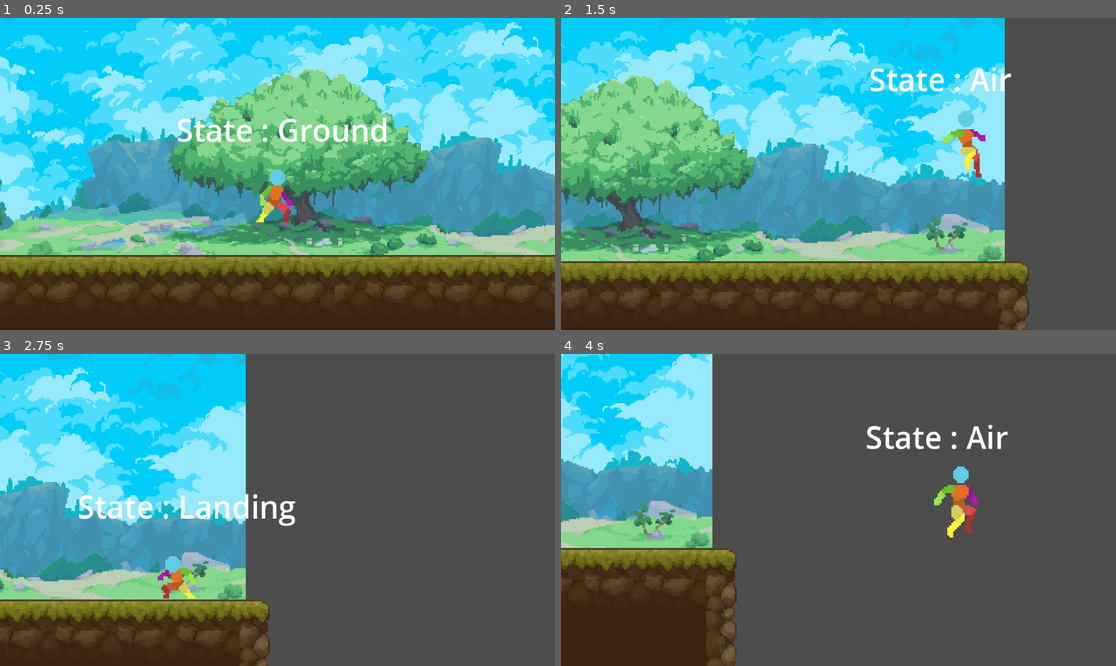
Above: before the commit, frames 1-4 (two rows, left to right).
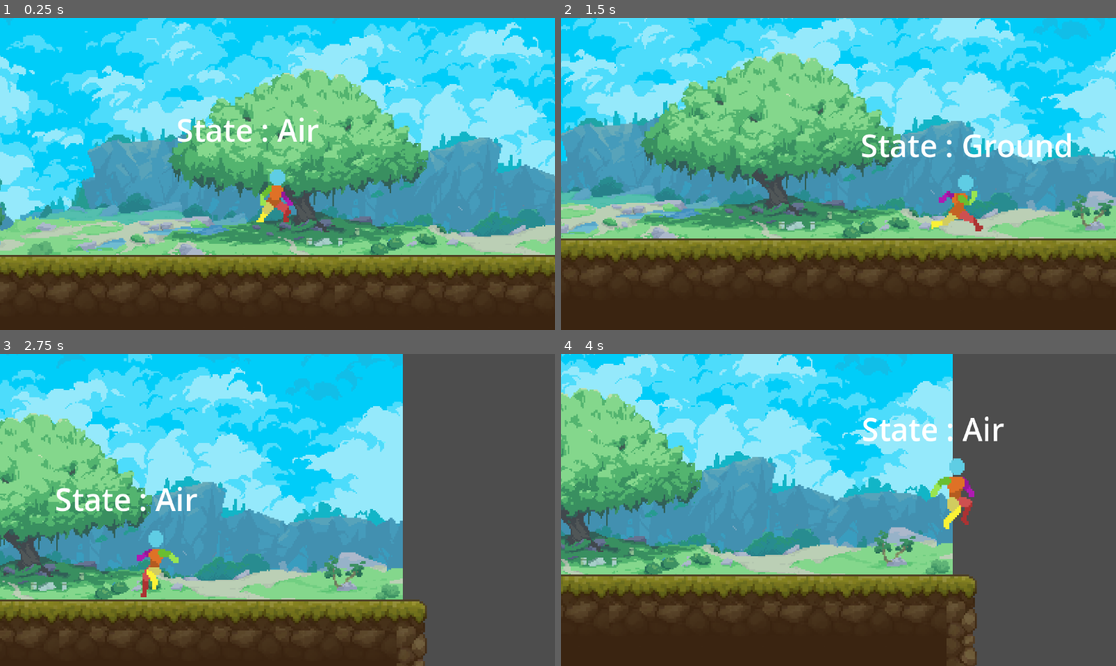
Above: after the commit, the same moments.

Repository: KobyS82/Platformer
Game: Godot game, scene res://Levels/test_level.tscn
Two runs of this game, one before a commit and one after it. Both use one fixed random seed, a clock stepped at 60 frames per second and the inputs below.
Inputs:
- Up to frame 1 (0.25 s): no input
- Up to frame 2 (1.5 s): hold D (right) from 0.53 s (still down); tap Space (jump) at 0.77 s
- Up to frame 3 (2.75 s): tap Space (jump) at 1.52 s; release D (right) at 2.03 s; hold A (left) from 2.03 s (still down)
- Up to frame 4 (4 s): release A (left) at 2.78 s; hold D (right) from 2.78 s (still down); tap Space (jump) at 3.02, 3.77 s

The runs differ from the first frame. In frame 1, 0.6% of the frame differs, in the area x 49-70%, y 31-40%; in frame 2, 77%, in the area x 0-100%, y 0-100%; in frame 3, 53%; in frame 4, 64%.

Commit message:
added state change to falling off a platform

Diff:
--- a/Character/GroundState.gd
+++ b/Character/GroundState.gd
@@ -5,6 +5,10 @@
 @export var jump_velocity : float = -150.0
 @export var air_state : State
 @export var jump_animation : String = "jump"
+
+func state_process(delta):
+	if(!character.is_on_floor()):
+		next_state = air_state
 
 func state_input(event : InputEvent):
 	if(event.is_action_pressed("jump")):
